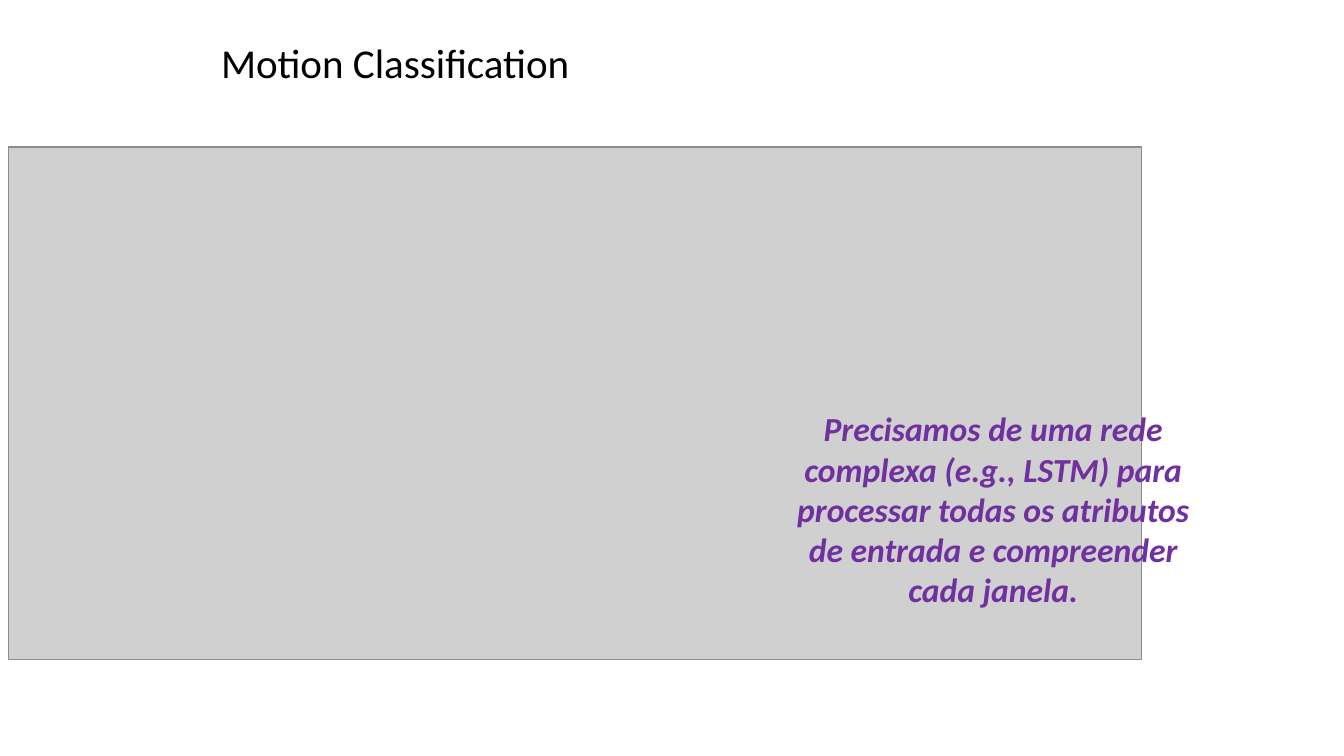
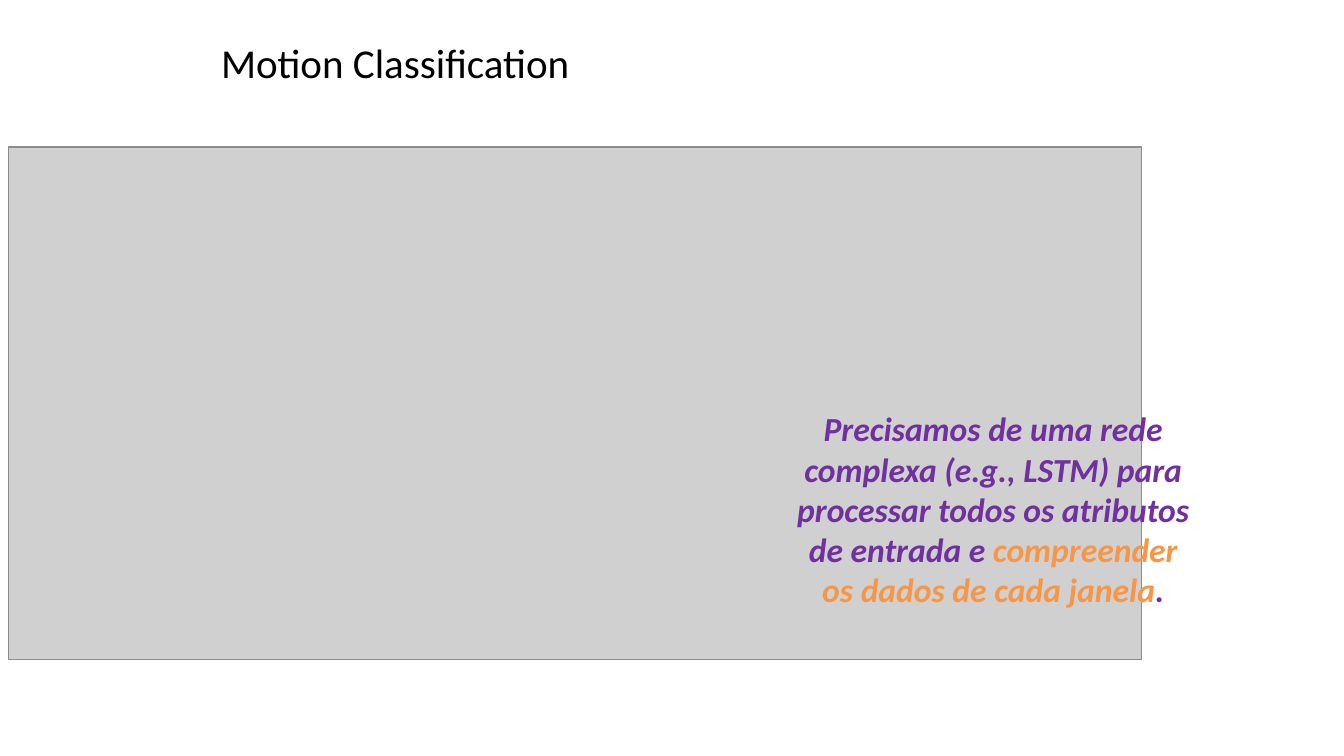
Before and after one commit to zz4fap/tp557-iot-ml, a slide deck: slide 16 of slides/TP557_15_classificação de movimentos.pptx (slide 13 before the commit). Drawn at 1344x756 pixels with LibreOffice and Linux fonts; fonts in the diff are those of the drawing; grey boxes stand for pictures; background and template pictures are left out. Boxes give left, top, right and bottom in pixels: in the first picture for what was removed or moved away, otherwise in the second. Text is boxed around its words. In the diff, an @@ line names an element or a change of style, - is before the commit and + after.

```diff
--- a/slides/TP557_15_classificação de movimentos.pptx
+++ b/slides/TP557_15_classificação de movimentos.pptx
@@ text at (797,414,1189,611): text changed @@
-Precisamos de uma rede complexa (e.g., LSTM) para processar todas os atributos de entrada e compreender cada janela.
+Precisamos de uma rede complexa (e.g., LSTM) para processar todos os atributos de entrada e compreender os dados de cada janela.
```
Also in this commit, not shown: 7 other slides changed, 3 slides added.
